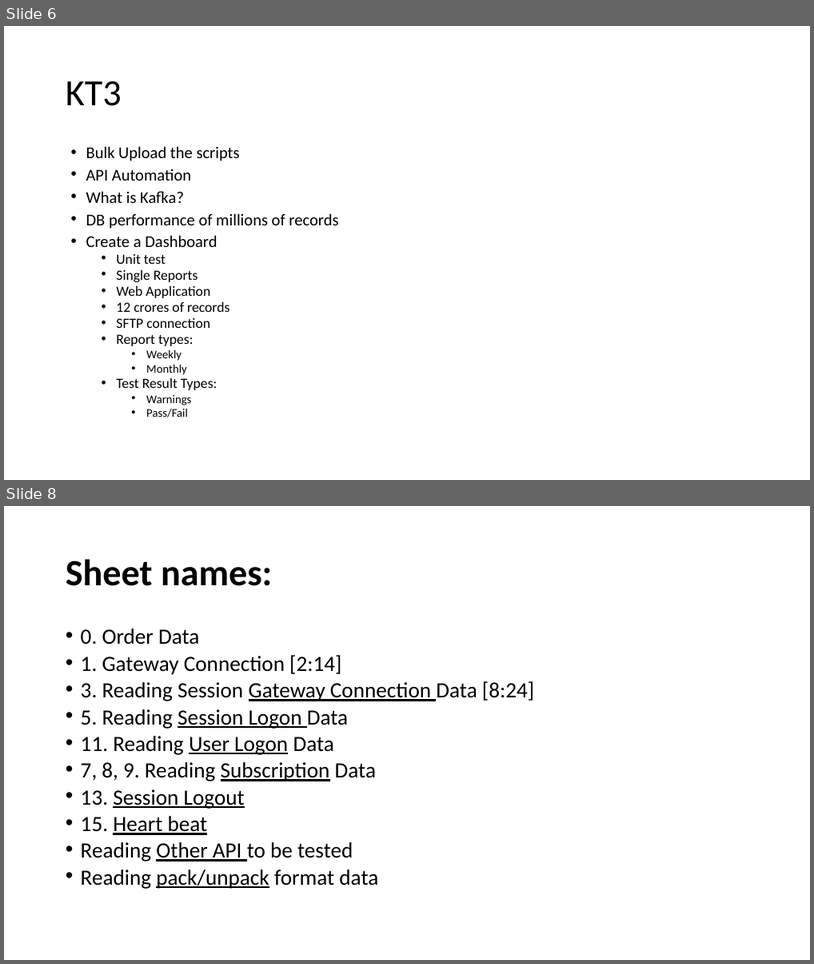
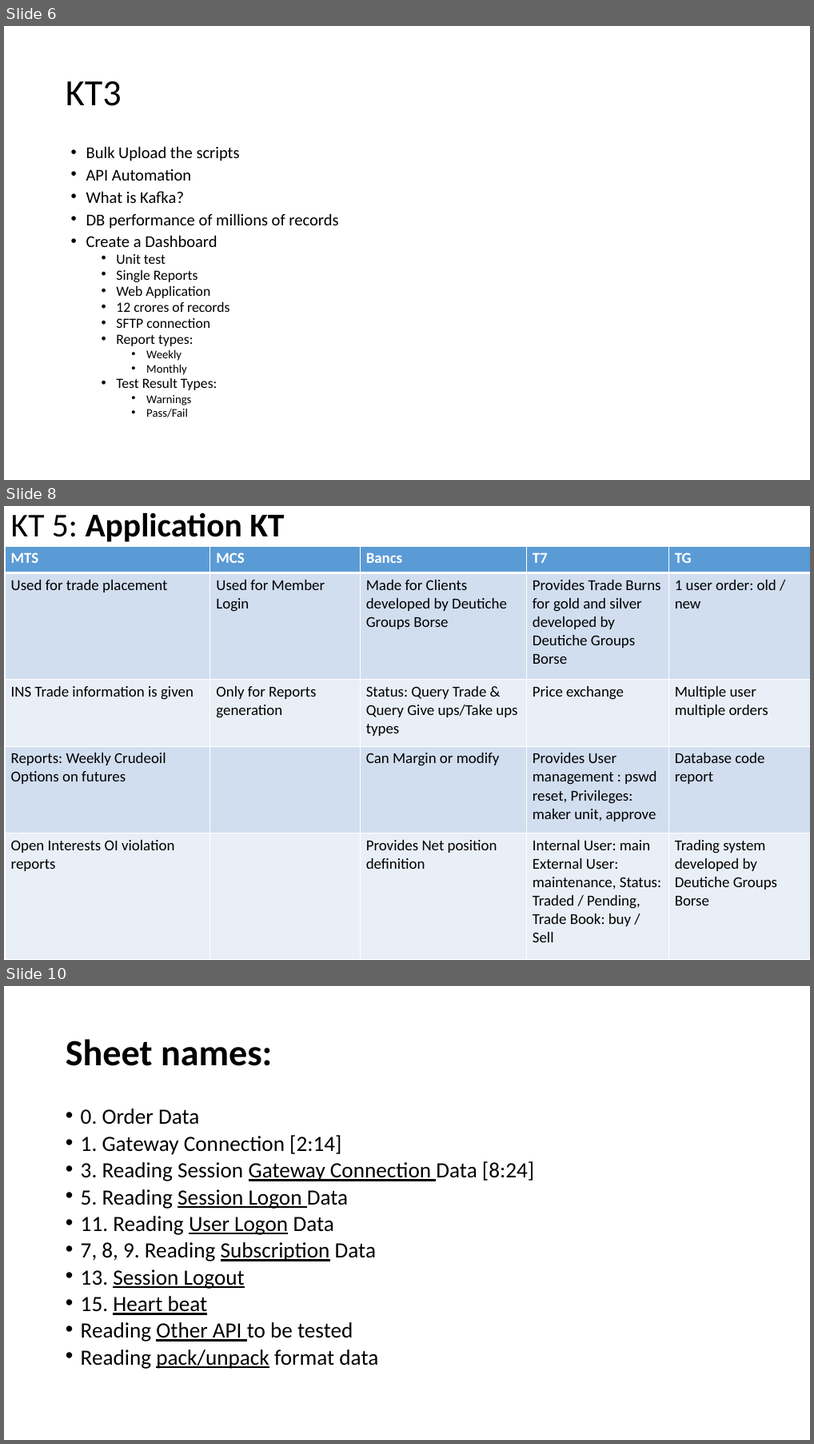
Before and after one commit to billionri/Personal-Docs, a slide deck: UAT – Functional Testing.pptx. Shown one above the other, each under a label of ours: slides 6 and 8 before the commit, slides 6, 8 and 10 after it; the slides between them are not shown. The pictures are 814x964 and 814x1444 pixels, drawn with LibreOffice and Linux fonts; fonts in the diff are those of the drawing. Boxes give left, top, right and bottom in pixels: in the first picture for what was removed or moved away, otherwise in the second. Text is boxed around its words. In the diff, an @@ line names an element or a change of style, - is before the commit and + after.

```diff
--- a/UAT – Functional Testing.pptx
+++ b/UAT – Functional Testing.pptx
@@ slide 8 added at [4, 506, 810, 960], background #FFFFFF @@
@@ title added at [11, 512, 284, 542], 39.6 pt, text #000000, bold @@
+KT 5: Application KT
@@ table added at [6, 546, 810, 960], 5 rows, 5 columns @@
+MTS | MCS | Bancs | T7 | TG
+Used for trade placement | Used for Member Login | Made for Clients developed by Deutiche Groups Borse | Provides Trade Burns for gold and silver developed by Deutiche Groups Borse | 1 user order: old / new
+INS Trade information is given | Only for Reports generation | Status: Query Trade & Query Give ups/Take ups types | Price exchange | Multiple user multiple orders
+Reports: Weekly Crudeoil Options on futures |  | Can Margin or modify | Provides User management : pswd reset, Privileges: maker unit, approve | Database code report
+Open Interests OI violation reports |  | Provides Net position definition | Internal User: main / External User: maintenance, Status: Traded / Pending, Trade Book: buy / Sell | Trading system developed by Deutiche Groups Borse
@@ what was slide 8 is now slide 10 @@
```
Also in this commit, not shown: 4 slides changed, 4 other slides added.
